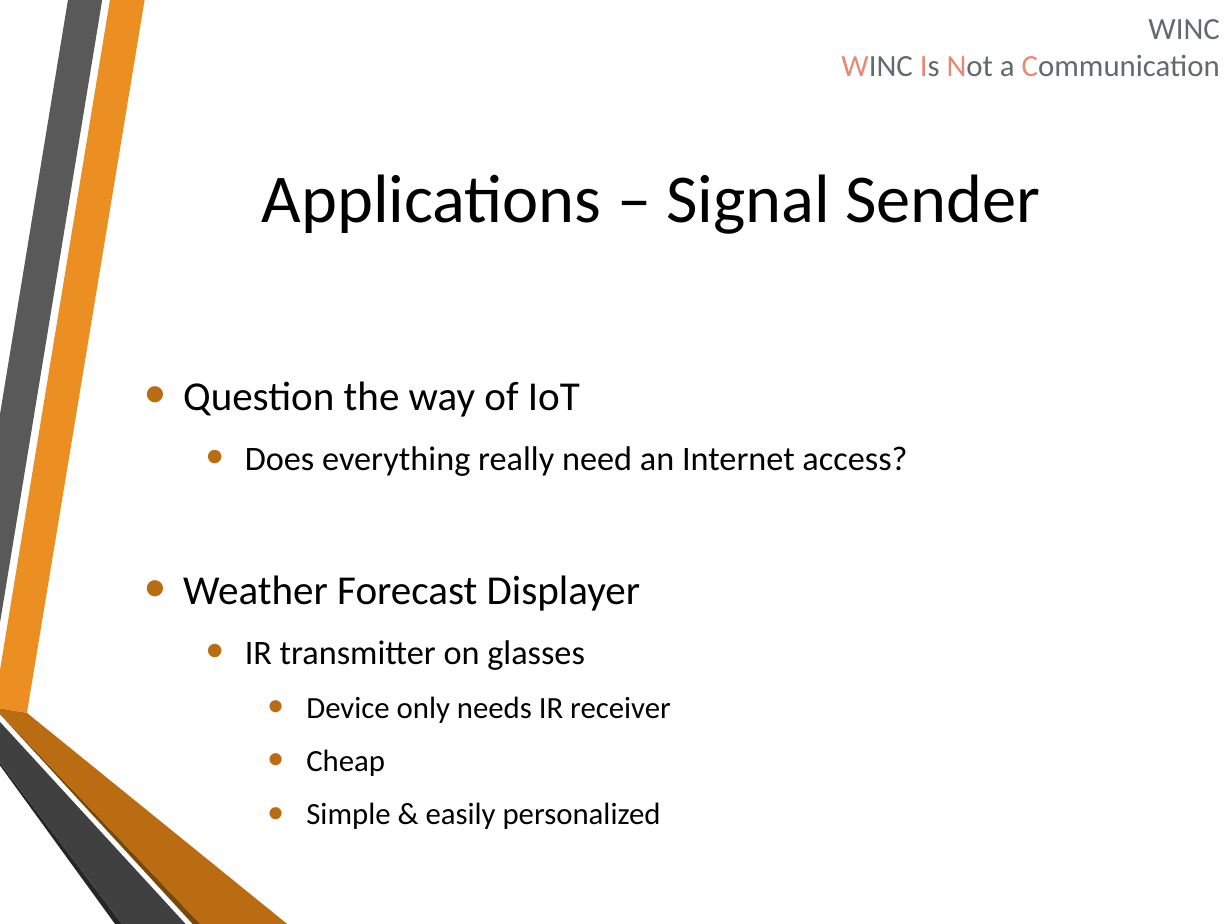
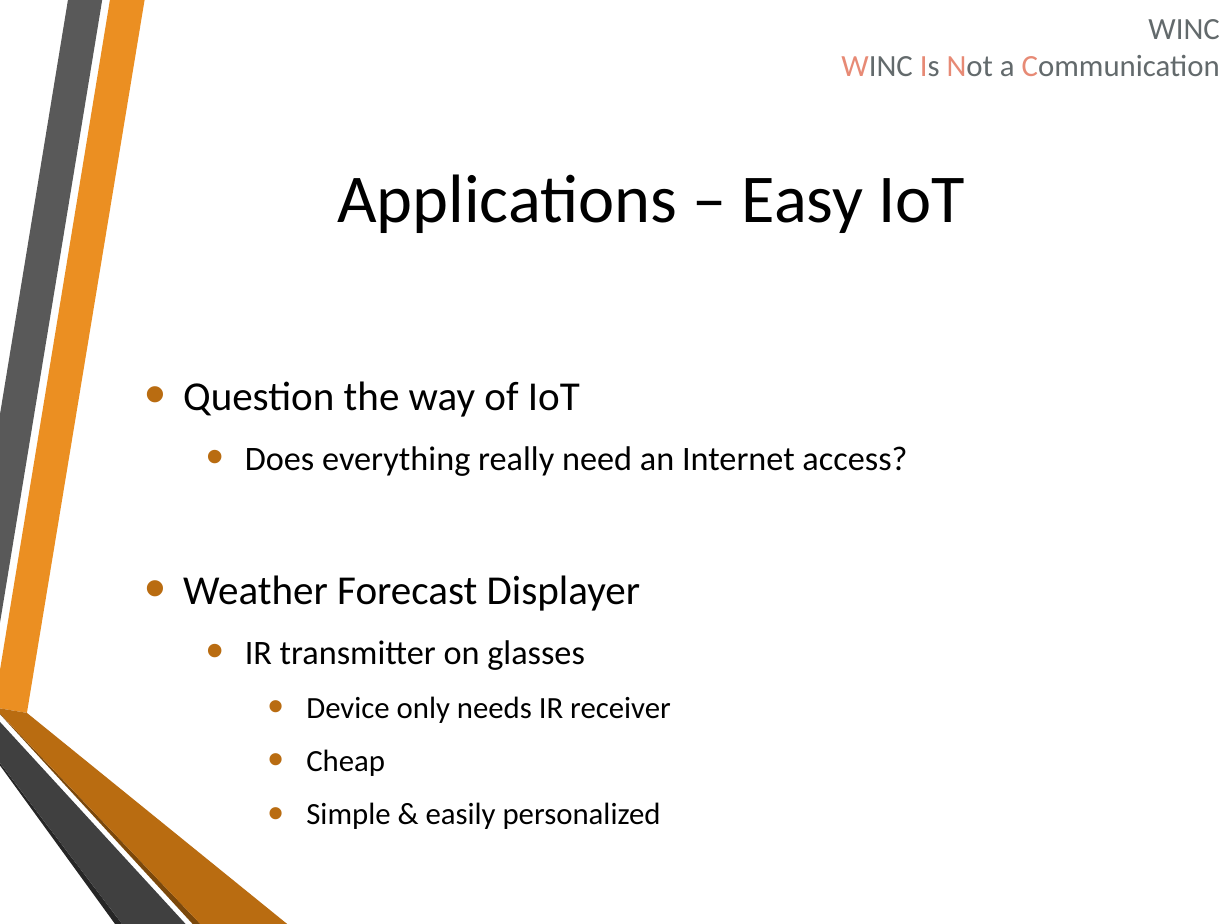
Before and after one commit to onishy/Oshiriai, a slide deck: slide 4 of Presentation/winkie（仮称）.pptx (slide 5 before the commit). Drawn at 1232x924 pixels with LibreOffice and Linux fonts; fonts in the diff are those of the drawing; background and template pictures are left out. Boxes give left, top, right and bottom in pixels: in the first picture for what was removed or moved away, otherwise in the second. Text is boxed around its words. In the diff, an @@ line names an element or a change of style, - is before the commit and + after.

```diff
--- a/Presentation/winkie（仮称）.pptx
+++ b/Presentation/winkie（仮称）.pptx
@@ title at bbox=[337, 174, 966, 233]: text changed @@
-Applications – Signal Sender
+Applications – Easy IoT
```
Also in this commit, not shown: 3 other slides changed, 1 slide added.
